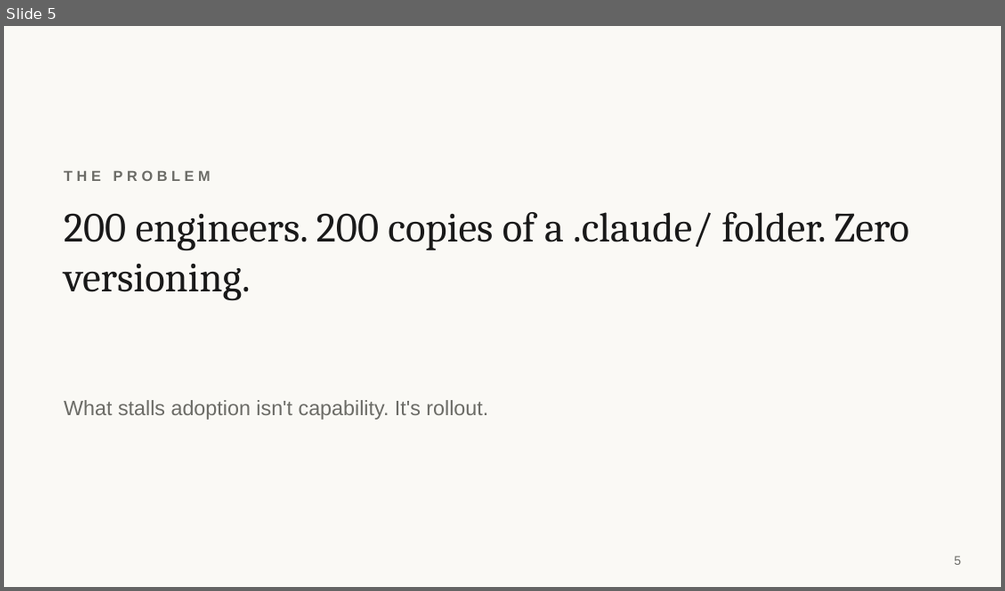
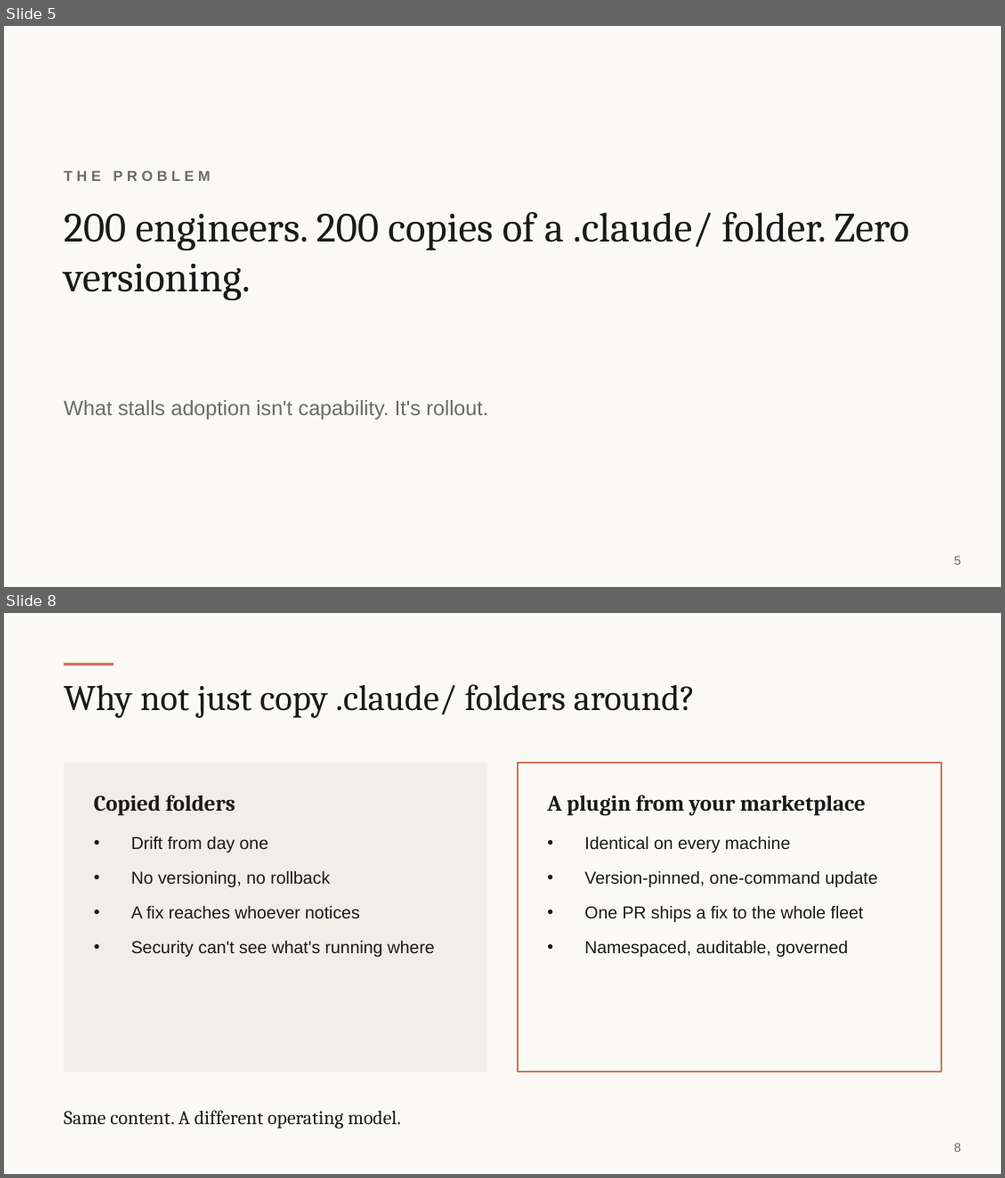
Before and after one commit to andymadson/data-platform-pack, a slide deck: enablement/deck/presentation-deck.pptx. Shown one above the other, each under a label of ours: slide 5 before the commit, slides 5 and 8 after it; the slides between them are not shown. The pictures are 1005x591 and 1005x1178 pixels, drawn with LibreOffice and Linux fonts; fonts in the diff are those of the drawing. Boxes give left, top, right and bottom in pixels: in the first picture for what was removed or moved away, otherwise in the second. Text is boxed around its words. In the diff, an @@ line names an element or a change of style, - is before the commit and + after.

Commit message:
Room deck: say what a plugin is, show what is inside, argue why it beats folder copies

```diff
--- a/enablement/deck/presentation-deck.pptx
+++ b/enablement/deck/presentation-deck.pptx
@@ slide 8 added at (4,613,1001,1174), background #FAF9F5 @@
@@ rectangle added at (64,663,113,666), fill #CC785C @@
@@ text added at (64,684,696,718), 26 pt, text #191919 @@
+Why not just copy .claude/ folders around?
@@ rectangle added at (64,763,487,1071), fill #F0EEE6 @@
@@ rectangle added at (518,763,941,1071), fill #FAF9F5, outline #CC785C 1.25 pt @@
@@ text added at (94,795,235,815), 16 pt, text #191919, bold @@
+Copied folders
@@ text added at (547,795,866,815), 16 pt, text #191919, bold @@
+A plugin from your marketplace
@@ text added at (131,836,435,957), 12.5 pt, text #191919 @@
+• Drift from day one
+• No versioning, no rollback
+• A fix reaches whoever notices
+• Security can't see what's running where
@@ text added at (584,836,877,957), 12.5 pt, text #191919 @@
+• Identical on every machine
+• Version-pinned, one-command update
+• One PR ships a fix to the whole fleet
+• Namespaced, auditable, governed
@@ text added at (64,1110,401,1128), 14 pt, text #191919 @@
+Same content. A different operating model.
@@ text added at (954,1143,961,1151), 9 pt, text #6B6B66 @@
+8
```
Also in this commit, not shown: 7 slides changed, 1 other slide added, 2 other files.
